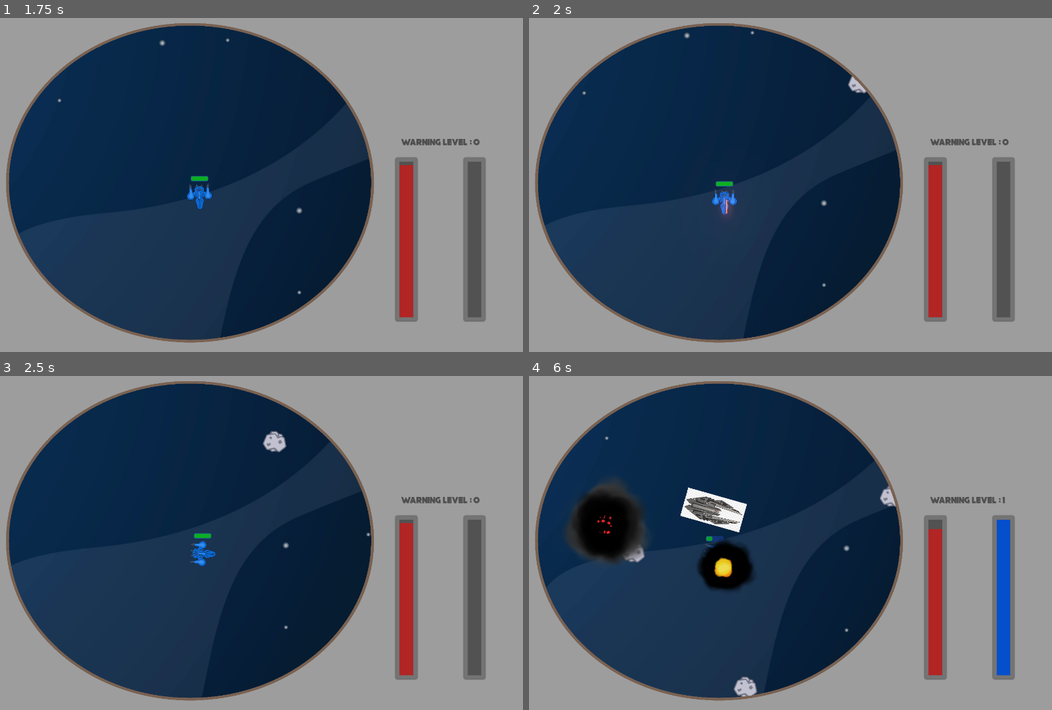
Above: before the commit, frames 1-4 (two rows, left to right).
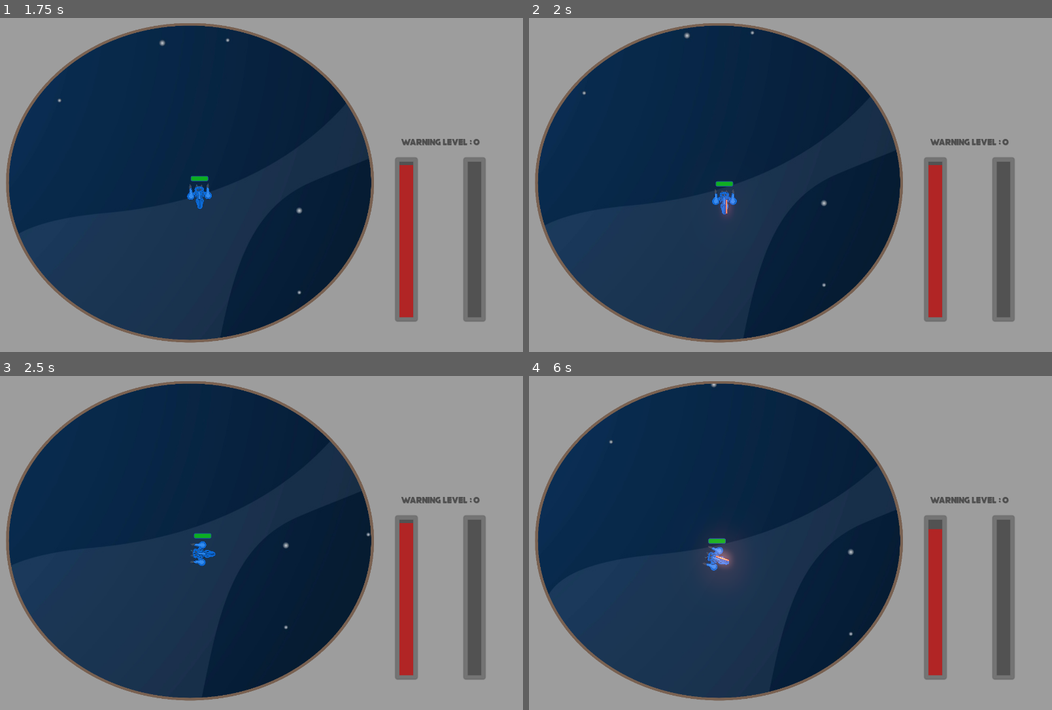
Above: after the commit, the same moments.

Repository: agoryu/Origins
Game: Godot game, scene res://Origins.tscn
Same seed, same stepped clock (60 frames per second), same inputs: the game is played once before the commit and once after it.
Inputs:
- Up to frame 1 (1.75 s): tap Enter at 0.5 s; hold Right (ui_right) 0.53-1.28 s; hold Down (ui_down) from 1.28 s (still down)
- Up to frame 2 (2 s): keep holding Down (ui_down)
- Up to frame 3 (2.5 s): release Down (ui_down) at 2.03 s; hold Right (ui_right) from 2.03 s (still down)
- Up to frame 4 (6 s): release Right (ui_right) at 2.78 s; hold Up (ui_up) 2.78-3.53 s; hold Left (ui_left) 3.53-5.03 s; hold Down (ui_down) 5.03-5.78 s; hold Right (ui_right) from 5.78 s (still down)

Frame 1 is identical in both runs. In frame 2, 0.1% of the frame differs, in the area x 61-65%, y 17-23%; in frame 3, 0.2%; in frame 4, 6.9%, in the area x 7-92%, y 2-97%.
Error after the commit: Parse Error: Can't preload resource at path: res://Characters/Allies/Enterprise.tscn (res://Game.gd:10)

Commit message:
add enterprise

Diff:
--- a/Characters/Allies/Ally1.gd
+++ /dev/null
@@ -1,43 +0,0 @@
-extends Character
-
-onready var _laser_beam_timer = $LaserBeamTimer
-onready var _laser_beam = $Sprite/LaserBeam
-onready var _shoot_position = $Sprite/ShootPosition
-onready var _sprite = $Sprite
-
-var player
-var is_too_far : bool = false
-
-func _ready():
-	player = Game.player
-
-func _physics_process(delta):
-	follow_player(delta)
-
-func follow_player(delta):
-	if is_too_far:
-		if player.position.distance_to(position) > 0:
-			linear_velocity = player.linear_velocity * 2
-		else:
-			linear_velocity = player.linear_velocity / 2
-	else:
-		linear_velocity = player.linear_velocity
-	$Sprite.rotation = player.sprite.rotation - PI/2
-
-func _on_Ally1_body_entered(body):
-	if body.collision_layer != 1:
-		self._on_Character_body_entered(body)
-		$AnimationPlayer.play("impact")
-		if life.value <= 0:
-			queue_free()
-
-func _on_MaximalDistance_area_entered(area):
-	if area.get_parent() is Player:
-		is_too_far = false
-
-func _on_MaximalDistance_area_exited(area):
-	if area.get_parent() is Player:
-		is_too_far = true
-
-func _on_LaserBeamTimer_timeout():
-	_laser_beam.set_is_casting(true)
--- a/Characters/Allies/Ally1.tscn
+++ /dev/null
@@ -1,96 +0,0 @@
-[gd_scene load_steps=8 format=2]
-
-[ext_resource path="res://Characters/Allies/Ally1.gd" type="Script" id=1]
-[ext_resource path="res://Characters/Allies/ally1.jpeg" type="Texture" id=2]
-[ext_resource path="res://Characters/Lifebar.tres" type="Theme" id=3]
-[ext_resource path="res://Weapons/LaserBeam/LaserBeam.tscn" type="PackedScene" id=4]
-
-[sub_resource type="CircleShape2D" id=1]
-radius = 43.0813
-
-[sub_resource type="Animation" id=2]
-resource_name = "impact"
-length = 3.0
-tracks/0/type = "value"
-tracks/0/path = NodePath("Life:modulate")
-tracks/0/interp = 1
-tracks/0/loop_wrap = true
-tracks/0/imported = false
-tracks/0/enabled = true
-tracks/0/keys = {
-"times": PoolRealArray( 0, 2, 3 ),
-"transitions": PoolRealArray( 1, 1, 1 ),
-"update": 0,
-"values": [ Color( 1, 1, 1, 1 ), Color( 1, 1, 1, 1 ), Color( 1, 1, 1, 0 ) ]
-}
-tracks/1/type = "value"
-tracks/1/path = NodePath("Life:visible")
-tracks/1/interp = 1
-tracks/1/loop_wrap = true
-tracks/1/imported = false
-tracks/1/enabled = true
-tracks/1/keys = {
-"times": PoolRealArray( 0 ),
-"transitions": PoolRealArray( 1 ),
-"update": 1,
-"values": [ true ]
-}
-
-[sub_resource type="CircleShape2D" id=4]
-radius = 256.125
-
-[node name="Ally1" type="RigidBody2D"]
-collision_mask = 3
-mode = 2
-gravity_scale = 0.0
-contacts_reported = 1
-contact_monitor = true
-script = ExtResource( 1 )
-
-[node name="Sprite" type="Sprite" parent="."]
-scale = Vector2( 0.2, 0.2 )
-texture = ExtResource( 2 )
-
-[node name="LaserBeam" parent="Sprite" instance=ExtResource( 4 )]
-position = Vector2( 320, 0 )
-
-[node name="CollisionShape2D" type="CollisionShape2D" parent="."]
-shape = SubResource( 1 )
-__meta__ = {
-"_edit_lock_": true
-}
-
-[node name="Life" type="ProgressBar" parent="."]
-visible = false
-margin_left = -24.0
-margin_top = -104.0
-margin_right = 24.0
-margin_bottom = -90.0
-theme = ExtResource( 3 )
-max_value = 5.0
-step = 1.0
-value = 5.0
-percent_visible = false
-
-[node name="AnimationPlayer" type="AnimationPlayer" parent="."]
-anims/impact = SubResource( 2 )
-
-[node name="MaximalDistance" type="Area2D" parent="."]
-__meta__ = {
-"_edit_lock_": true
-}
-
-[node name="CollisionShape2D" type="CollisionShape2D" parent="MaximalDistance"]
-shape = SubResource( 4 )
-__meta__ = {
-"_edit_lock_": true
-}
-
-[node name="LaserBeamTimer" type="Timer" parent="."]
-wait_time = 5.0
-autostart = true
-
-[connection signal="body_entered" from="." to="." method="_on_Ally1_body_entered"]
-[connection signal="area_entered" from="MaximalDistance" to="." method="_on_MaximalDistance_area_entered"]
-[connection signal="area_exited" from="MaximalDistance" to="." method="_on_MaximalDistance_area_exited"]
-[connection signal="timeout" from="LaserBeamTimer" to="." method="_on_LaserBeamTimer_timeout"]
--- a/Game.gd
+++ b/Game.gd
@@ -7,7 +7,7 @@
 signal make_pause
 
 onready var tree = get_tree()
-onready var ally1_constructor = preload("res://Characters/Allies/Ally1.tscn")
+onready var ally1_constructor = preload("res://Characters/Allies/Enterprise.tscn")
 
 var player : Player
 
--- a/Weapons/LaserBeam/LaserBeam.gd
+++ b/Weapons/LaserBeam/LaserBeam.gd
@@ -8,6 +8,7 @@
 onready var beam_particles = $BeamParticle
 onready var collision_particles = $CollisionParticle
 onready var timer = $Timer
+onready var audiostream = $AudioStreamPlayer2D
 
 onready var line_width: float = fill.width
 
@@ -49,6 +50,8 @@
 		tween.stop_all()
 	tween.interpolate_property(fill, "width", 0, line_width, growth_time * 2)
 	tween.start()
+	audiostream.play()
+	timer.start()
 
 func disappear():
 	if tween.is_active():
@@ -62,7 +65,6 @@
 		cast_to = Vector2.ZERO
 		fill.points[1] = cast_to
 		appear()
-		timer.start()
 	else:
 		collision_particles.emitting = false
 		disappear()
--- a/Weapons/LaserBeam/LaserBeam.tscn
+++ b/Weapons/LaserBeam/LaserBeam.tscn
@@ -1,7 +1,8 @@
-[gd_scene load_steps=13 format=2]
+[gd_scene load_steps=14 format=2]
 
 [ext_resource path="res://Weapons/LaserBeam/glowing_circle.png" type="Texture" id=1]
 [ext_resource path="res://Weapons/LaserBeam/LaserBeam.gd" type="Script" id=2]
+[ext_resource path="res://Weapons/LaserBeam/laser_beam.wav" type="AudioStream" id=3]
 
 [sub_resource type="Gradient" id=2]
 offsets = PoolRealArray( 0.00355872, 0.622776 )
@@ -107,4 +108,7 @@
 [node name="WorldEnvironment" type="WorldEnvironment" parent="."]
 environment = SubResource( 1 )
 
+[node name="AudioStreamPlayer2D" type="AudioStreamPlayer2D" parent="."]
+stream = ExtResource( 3 )
+
 [connection signal="timeout" from="Timer" to="." method="_on_Timer_timeout"]
Not shown, changed: Characters/Player/PlayerShip.kra
Not shown, changed: Characters/Player/PlayerShip.kra~
